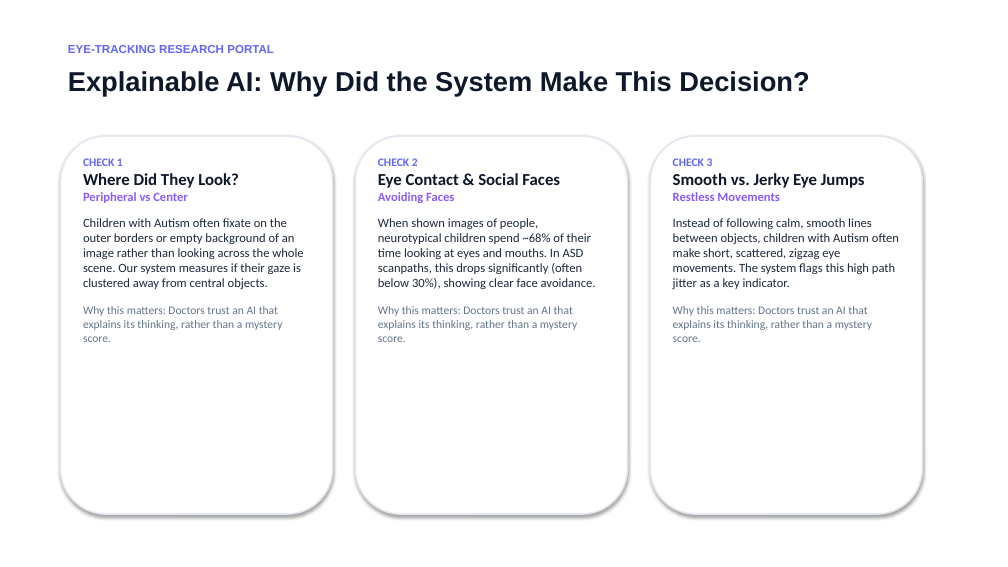
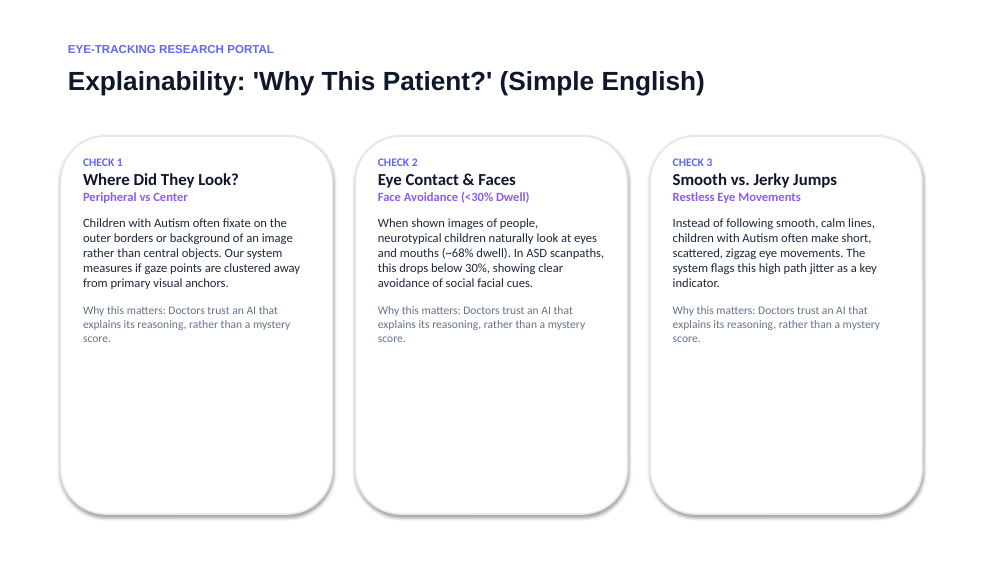
Before and after one commit to nandini-rathod/asd-eye-tracking, a slide deck: slide 8 of ASD_EyeTracking_Presentation.pptx (slide 6 before the commit). Drawn at 1008x567 pixels with LibreOffice and Linux fonts; fonts in the diff are those of the drawing. Boxes give left, top, right and bottom in pixels: in the first picture for what was removed or moved away, otherwise in the second. Text is boxed around its words. In the diff, an @@ line names an element or a change of style, - is before the commit and + after.

```diff
--- a/ASD_EyeTracking_Presentation.pptx
+++ b/ASD_EyeTracking_Presentation.pptx
@@ text at (x1=68, y1=71, x2=705, y2=96): text changed; size 26 to 25 pt @@
-Explainable AI: Why Did the System Make This Decision?
+Explainability: 'Why This Patient?' (Simple English)
@@ text at (x1=378, y1=174, x2=604, y2=342): text changed @@
-Eye Contact & Social Faces
-Avoiding Faces
-When shown images of people, neurotypical children spend ~68% of their time looking at eyes and mouths. In ASD scanpaths, this drops significantly (often below 30%), showing clear face avoidance.
-Why this matters: Doctors trust an AI that explains its thinking, rather than a mystery score.
+Eye Contact & Faces
+Face Avoidance (<30% Dwell)
+When shown images of people, neurotypical children naturally look at eyes and mouths (~68% dwell). In ASD scanpaths, this drops below 30%, showing clear avoidance of social facial cues.
+Why this matters: Doctors trust an AI that explains its reasoning, rather than a mystery score.
@@ text at (x1=673, y1=173, x2=880, y2=342): text changed @@
-Smooth vs. Jerky Eye Jumps
-Restless Movements
-Instead of following calm, smooth lines between objects, children with Autism often make short, scattered, zigzag eye movements. The system flags this high path jitter as a key indicator.
-Why this matters: Doctors trust an AI that explains its thinking, rather than a mystery score.
+Smooth vs. Jerky Jumps
+Restless Eye Movements
+Instead of following smooth, calm lines, children with Autism often make short, scattered, zigzag eye movements. The system flags this high path jitter as a key indicator.
+Why this matters: Doctors trust an AI that explains its reasoning, rather than a mystery score.
@@ text at (x1=83, y1=218, x2=300, y2=342): text changed @@
-Children with Autism often fixate on the outer borders or empty background of an image rather than looking across the whole scene. Our system measures if their gaze is clustered away from central objects.
-Why this matters: Doctors trust an AI that explains its thinking, rather than a mystery score.
+Children with Autism often fixate on the outer borders or background of an image rather than central objects. Our system measures if gaze points are clustered away from primary visual anchors.
+Why this matters: Doctors trust an AI that explains its reasoning, rather than a mystery score.
```
Also in this commit, not shown: 5 other slides changed, 4 slides added, 2 slides removed, 2 other files.
